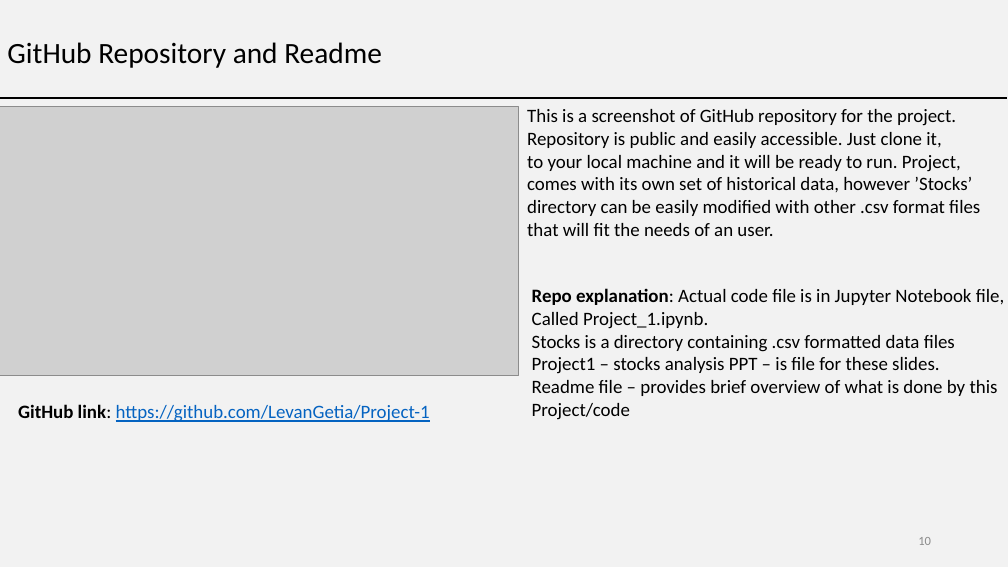
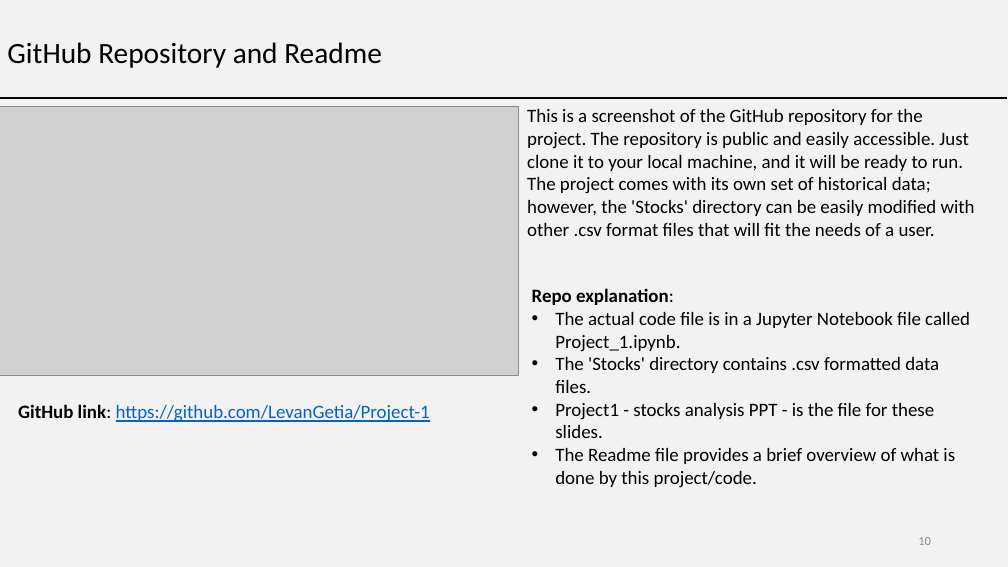
Before and after one commit to LevanGetia/Project-1, a slide deck: slide 10 of Project1 - stocks analysis PPT.pptx. Drawn at 1008x567 pixels with LibreOffice and Linux fonts; fonts in the diff are those of the drawing; grey boxes stand for pictures. Boxes give left, top, right and bottom in pixels: in the first picture for what was removed or moved away, otherwise in the second. Text is boxed around its words. In the diff, an @@ line names an element or a change of style, - is before the commit and + after.

```diff
--- a/Project1 - stocks analysis PPT.pptx
+++ b/Project1 - stocks analysis PPT.pptx
@@ text at <box>527,109,975,236</box>: text changed @@
-This is a screenshot of GitHub repository for the project.
-Repository is public and easily accessible. Just clone it,
-to your local machine and it will be ready to run. Project,
-comes with its own set of historical data, however ’Stocks’
-directory can be easily modified with other .csv format files
-that will fit the needs of an user.
+This is a screenshot of the GitHub repository for the project. The repository is public and easily accessible. Just clone it to your local machine, and it will be ready to run. The project comes with its own set of historical data; however, the 'Stocks' directory can be easily modified with other .csv format files that will fit the needs of a user.
@@ text at <box>532,288,970,488</box>: text changed @@
-Repo explanation: Actual code file is in Jupyter Notebook file,
-Called Project_1.ipynb.
-Stocks is a directory containing .csv formatted data files
-Project1 – stocks analysis PPT – is file for these slides.
-Readme file – provides brief overview of what is done by this
-Project/code
+Repo explanation:
+• The actual code file is in a Jupyter Notebook file called Project_1.ipynb.
+• The 'Stocks' directory contains .csv formatted data files.
+• Project1 - stocks analysis PPT - is the file for these slides.
+• The Readme file provides a brief overview of what is done by this project/code.
```
Also in this commit, not shown: 9 other slides changed, 1 other file.
